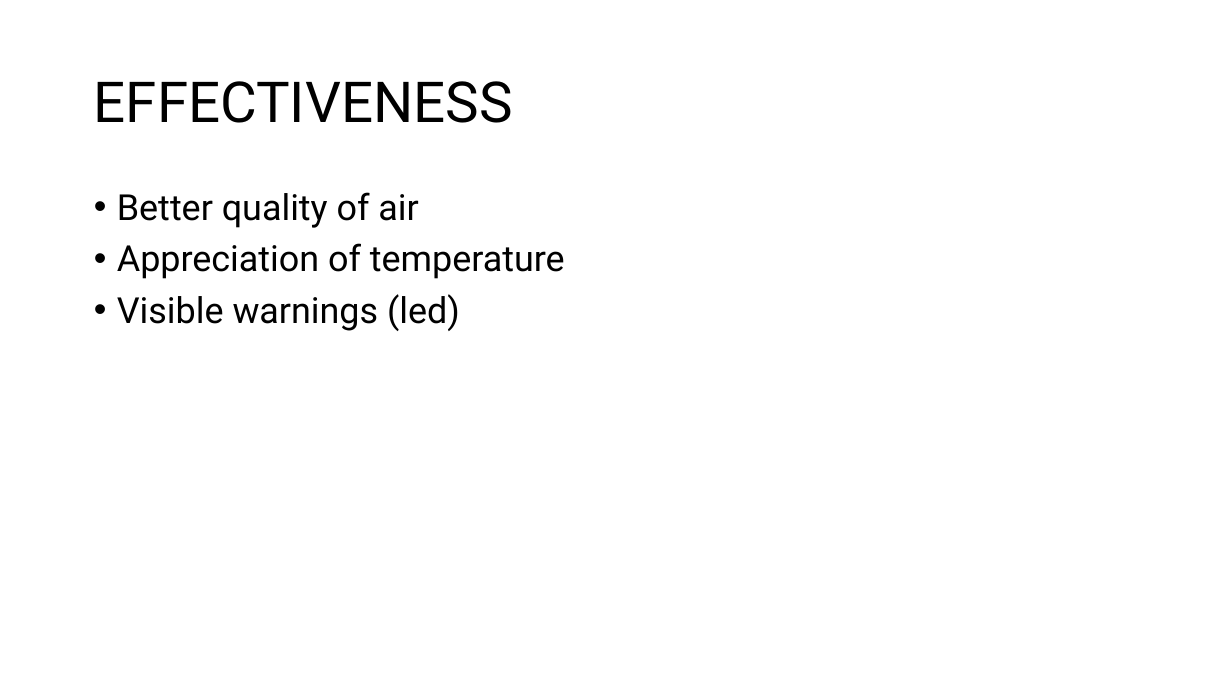
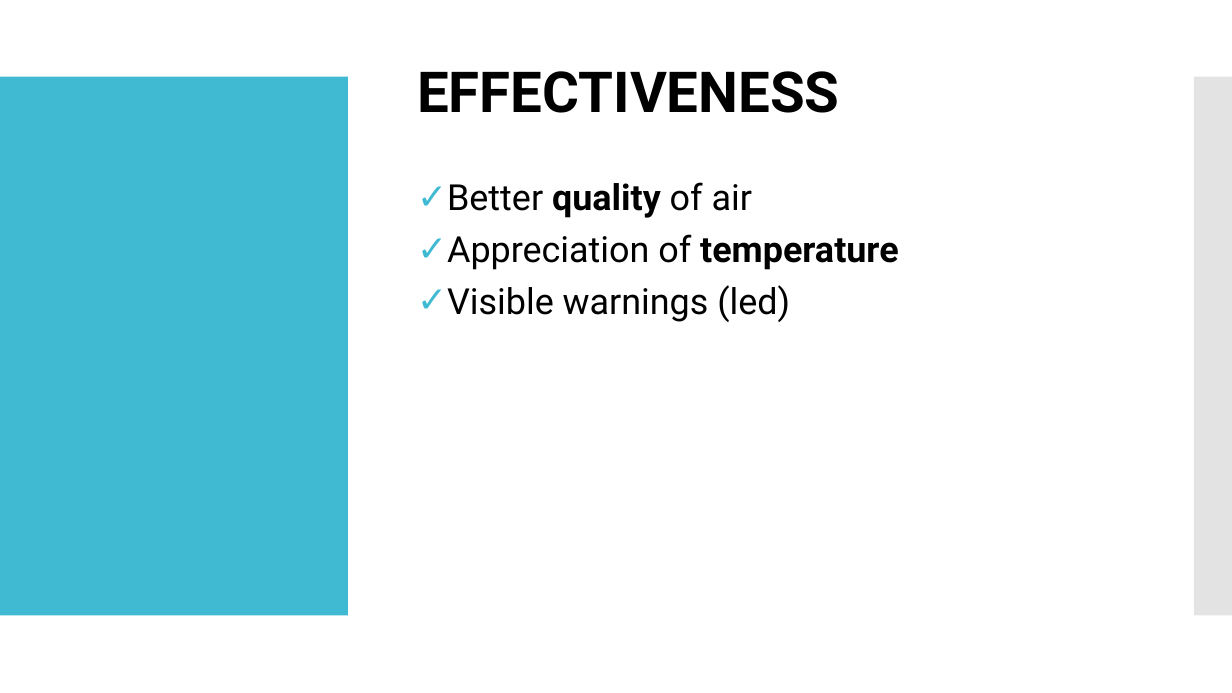
Before and after one commit to LorenzoPecorari/iot_project, a slide deck: slide 6 of iot_pres.pptx. Drawn at 1232x693 pixels with LibreOffice and Linux fonts; fonts in the diff are those of the drawing; background and template pictures are left out. Boxes give left, top, right and bottom in pixels: in the first picture for what was removed or moved away, otherwise in the second. Text is boxed around its words. In the diff, an @@ line names an element or a change of style, - is before the commit and + after.

```diff
--- a/iot_pres.pptx
+++ b/iot_pres.pptx
@@ title "EFFECTIVENESS": place and size @@
-title "EFFECTIVENESS" at [94, 81, 513, 123]
+title "EFFECTIVENESS" at [417, 71, 839, 113]
@@ title "EFFECTIVENESS" at [417, 71, 839, 113]: bold on @@
@@ rectangle added at [0, 77, 348, 616], fill #40BAD2 @@
@@ rectangle added at [1194, 77, 1232, 616], fill #C8C8C8 at 50% opacity @@
@@ text "Better quality of air": place and size @@
-text "Better quality of air" at [117, 192, 565, 331]
+text "Better quality of air" at [447, 182, 898, 322]
@@ text "Better quality of air" at [447, 182, 898, 322]: bold on in "quality", "temperature"; bullet • to ✓; bullet colour #000000 to #40BAD2 @@
```
Also in this commit, not shown: 4 other slides changed, 1 slide added, 1 slide removed.
